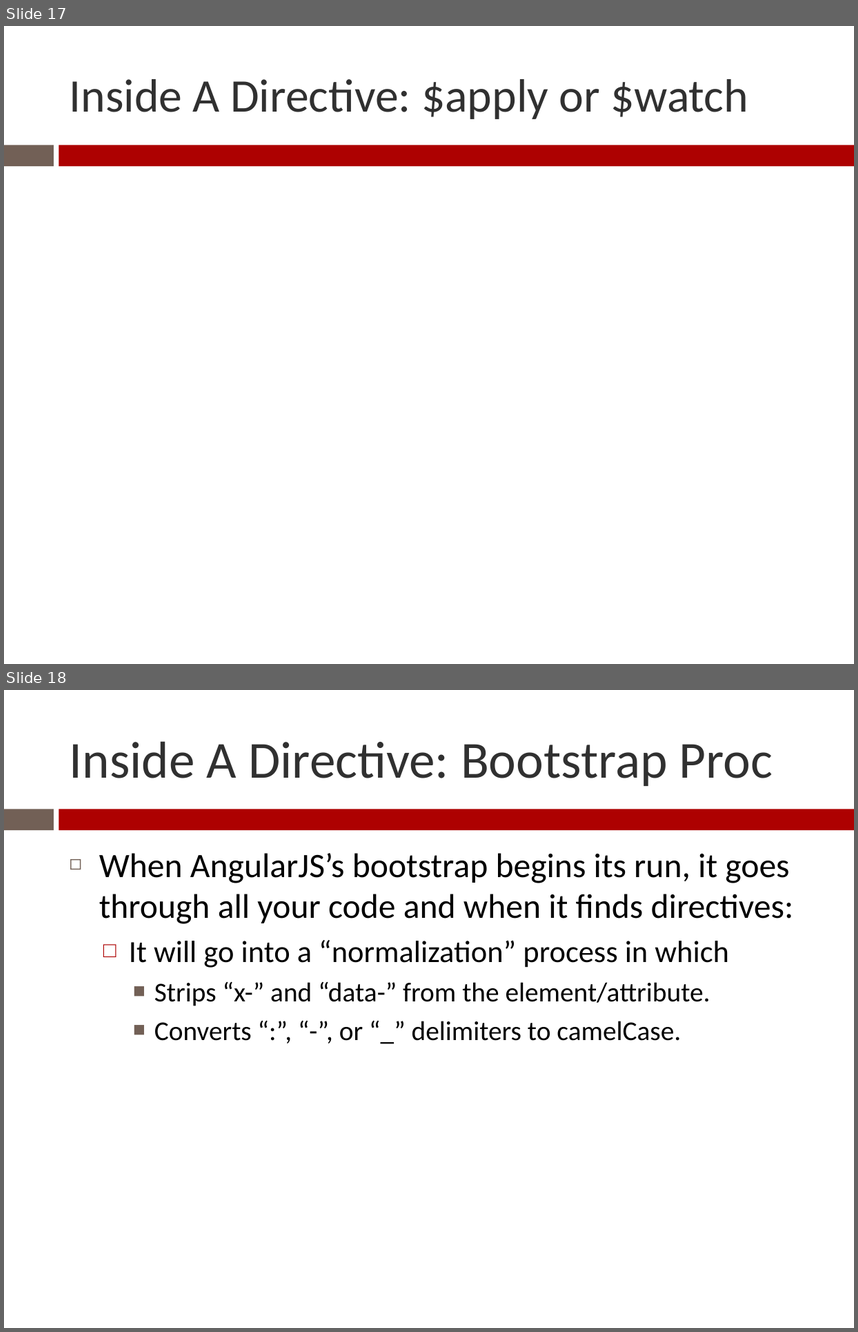
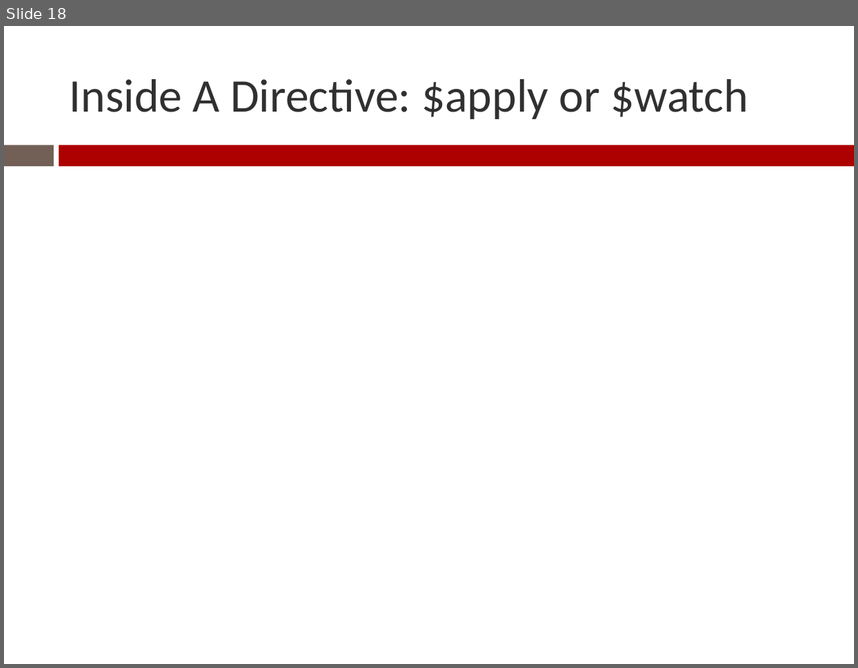
Before and after one commit to Zenitram-Oriaj/AngularJS_Directives, a slide deck: presentation/ajs_dir_presentation.pptx. Shown one above the other, each under a label of ours: slides 17 and 18 before the commit, slide 18 after it. The pictures are 858x1332 and 858x668 pixels, drawn with LibreOffice and Linux fonts; fonts in the diff are those of the drawing. Boxes give left, top, right and bottom in pixels: in the first picture for what was removed or moved away, otherwise in the second. Text is boxed around its words. In the diff, an @@ line names an element or a change of style, - is before the commit and + after.

```diff
--- a/presentation/ajs_dir_presentation.pptx
+++ b/presentation/ajs_dir_presentation.pptx
@@ slide 18 removed at bbox=[4, 690, 854, 1328], background #FFFFFF; not listed: 2 template elements that a slide beside it also shows @@
@@ title removed at bbox=[70, 741, 773, 786] @@
-Inside A Directive: Bootstrap Proc
@@ text removed at bbox=[99, 853, 794, 1041] @@
-◻ When AngularJS’s bootstrap begins its run, it goes through all your code and when it finds directives:
-  □ It will go into a “normalization” process in which
-    ■ Strips “x-” and “data-” from the element/attribute.
-    ■ Converts “:”, “-”, or “_” delimiters to camelCase.
@@ what was slide 17 is now slide 18 @@
```
Also in this commit, not shown: 4 slides changed, 1 slide added, 25 other files.
